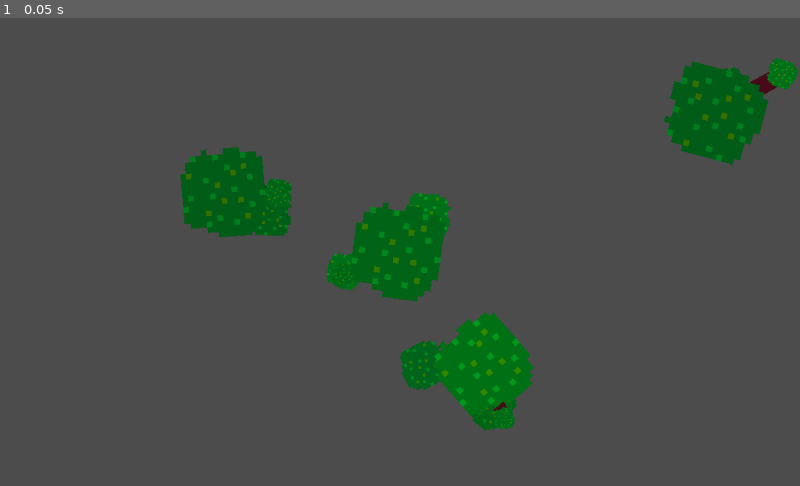
Above: before the commit, frame 1.
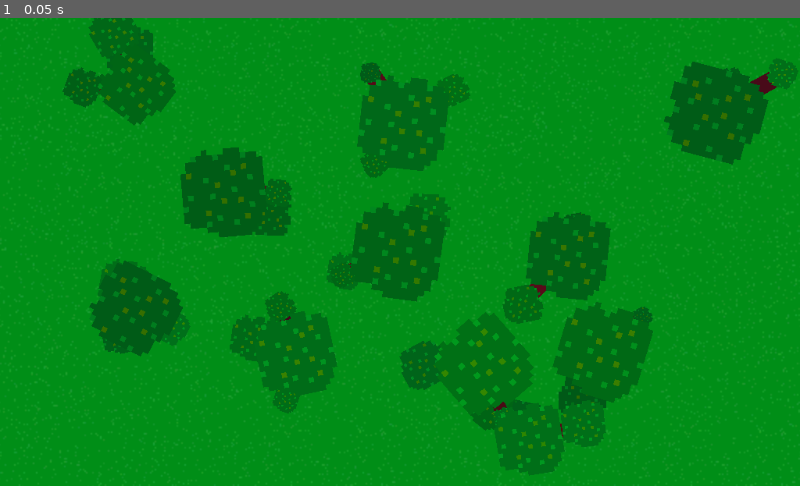
Above: after the commit, the same moment.

Repository: SametAhmetSahin/2D-Tree-Generator
Game: Godot game, scene res://World.tscn
Same seed, same stepped clock (60 frames per second), same inputs: the game is played once before the commit and once after it.
Inputs:
- Up to frame 1 (0.05 s): no input

The runs differ from the first frame. In frame 1, 91% of the frame differs, in the area x 0-100%, y 0-100%.

Commit message:
Added a grass texture for better visuals, changed the branch limb z index to be i - 1, added a few more trees to the World scene

Diff:
--- a/Tree.gd
+++ b/Tree.gd
@@ -74,7 +74,7 @@
 		# The line gets connected to the trunk
 
 		branch_line_instance.points[1] = branch_head_instance.position
-		branch_line_instance.z_index = i - 2
+		branch_line_instance.z_index = i - 1
 		branch_line_instance.width = rand_range(branch_line_width_range.x, branch_line_width_range.y)
 		branch_line_instance.default_color = Color(rand_range(branch_line_red_color_range.x, branch_line_red_color_range.y)/255, rand_range(branch_line_green_color_range.x, branch_line_green_color_range.y)/255, rand_range(branch_line_blue_color_range.x, branch_line_blue_color_range.y)/255, 1)
 		add_child(branch_line_instance)
--- a/World.tscn
+++ b/World.tscn
@@ -1,6 +1,7 @@
-[gd_scene load_steps=2 format=2]
+[gd_scene load_steps=3 format=2]
 
 [ext_resource path="res://Tree.tscn" type="PackedScene" id=1]
+[ext_resource path="res://noisegrasstexture.png" type="Texture" id=2]
 
 [node name="World" type="Node2D"]
 
@@ -18,3 +19,41 @@
 
 [node name="Tree4" parent="." instance=ExtResource( 1 )]
 position = Vector2( 54.9794, 71.9223 )
+
+[node name="Tree5" parent="." instance=ExtResource( 1 )]
+position = Vector2( 109.225, 2.70596 )
+
+[node name="Tree6" parent="." instance=ExtResource( 1 )]
+position = Vector2( 3.76976, -82.5854 )
+
+[node name="Tree7" parent="." instance=ExtResource( 1 )]
+position = Vector2( -167.87, -107.597 )
+
+[node name="Tree8" parent="." instance=ExtResource( 1 )]
+position = Vector2( 131.168, 64.2457 )
+
+[node name="Tree9" parent="." instance=ExtResource( 1 )]
+position = Vector2( -65.2302, 65.4146 )
+
+[node name="Tree10" parent="." instance=ExtResource( 1 )]
+position = Vector2( -168.87, 35.4027 )
+
+[node name="Tree11" parent="." instance=ExtResource( 1 )]
+position = Vector2( 84.1683, 120.246 )
+
+[node name="CanvasLayer" type="CanvasLayer" parent="."]
+layer = -1
+follow_viewport_enable = true
+
+[node name="TextureRect" type="TextureRect" parent="CanvasLayer"]
+show_behind_parent = true
+margin_left = -395.0
+margin_top = -269.0
+margin_right = 420.0
+margin_bottom = 332.0
+texture = ExtResource( 2 )
+expand = true
+stretch_mode = 2
+__meta__ = {
+"_edit_use_anchors_": false
+}
Binary file added: noisegrasstexture.png
Not shown, added: noisegrasstexture.png.import
